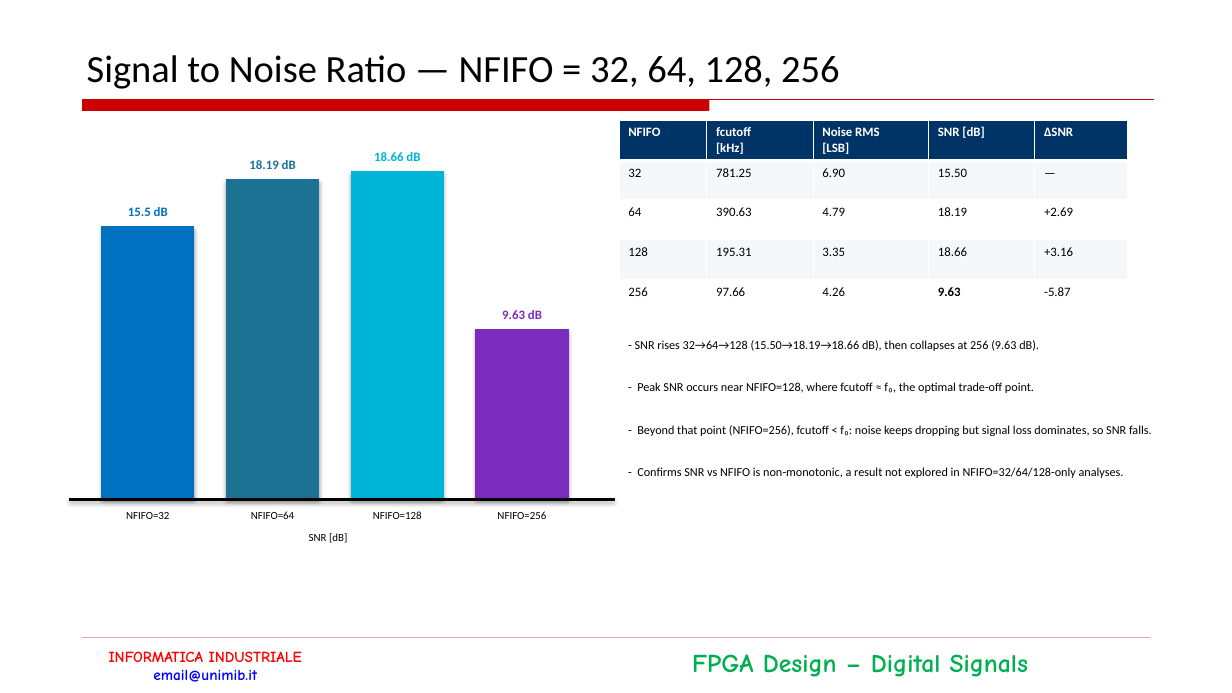
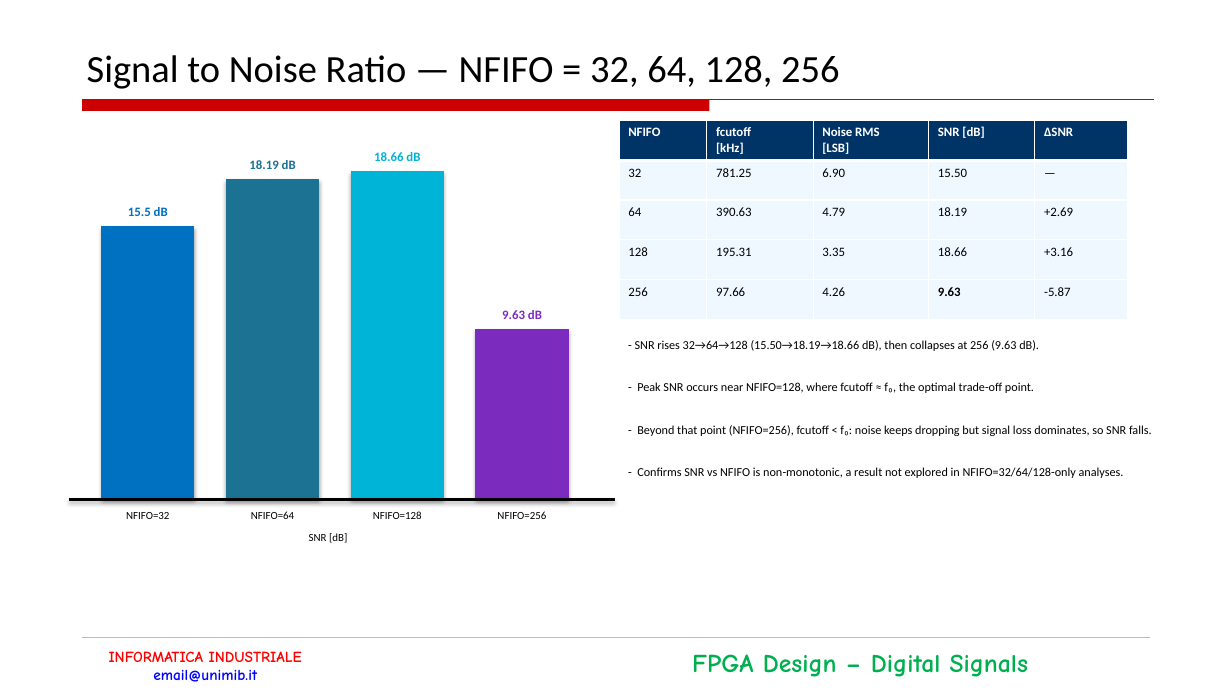
Before and after one commit to NadimElHanafi/Progetto_Informatica_Industriale, a slide deck: slide 12 of DocumentazioneDiProgetto_ElHanafi.pptx. Drawn at 1232x693 pixels with LibreOffice and Linux fonts; fonts in the diff are those of the drawing; background and template pictures are left out. Boxes give left, top, right and bottom in pixels: in the first picture for what was removed or moved away, otherwise in the second. Text is boxed around its words. In the diff, an @@ line names an element or a change of style, - is before the commit and + after.

```diff
--- a/DocumentazioneDiProgetto_ElHanafi.pptx
+++ b/DocumentazioneDiProgetto_ElHanafi.pptx
@@ table at (x1=619, y1=120, x2=1128, y2=319) @@
@@ fill #F5F7FA to #F0F8FF in 10 cells @@
@@ fill #FFFFFF to #F0F8FF in 10 cells @@
```
Also in this commit, not shown: 6 other slides changed, 1 other file.
